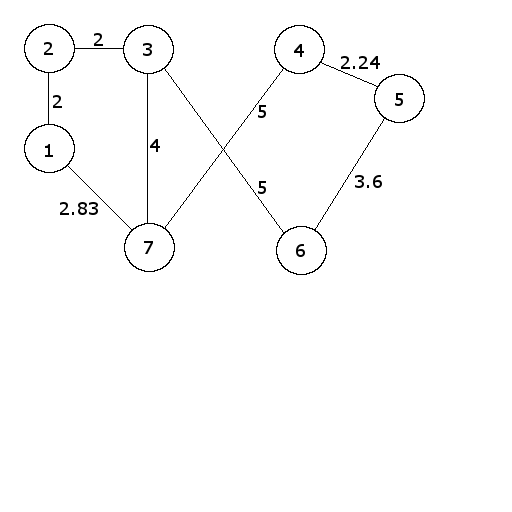
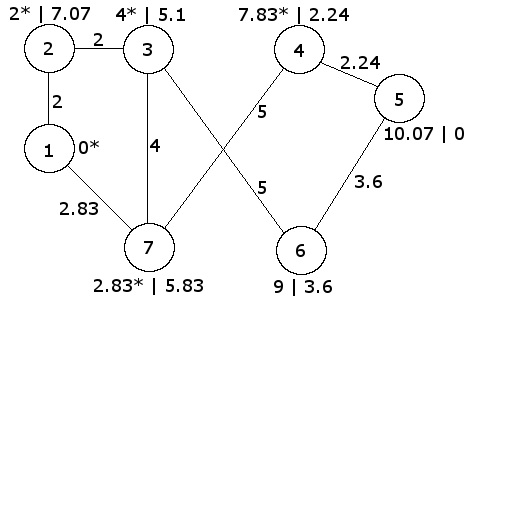
Revision of a layered (512, 512) image; what changed, layer by layer:
added layer "astar Marks6" above "astar Marks5" over [10, 6, 464, 296]
